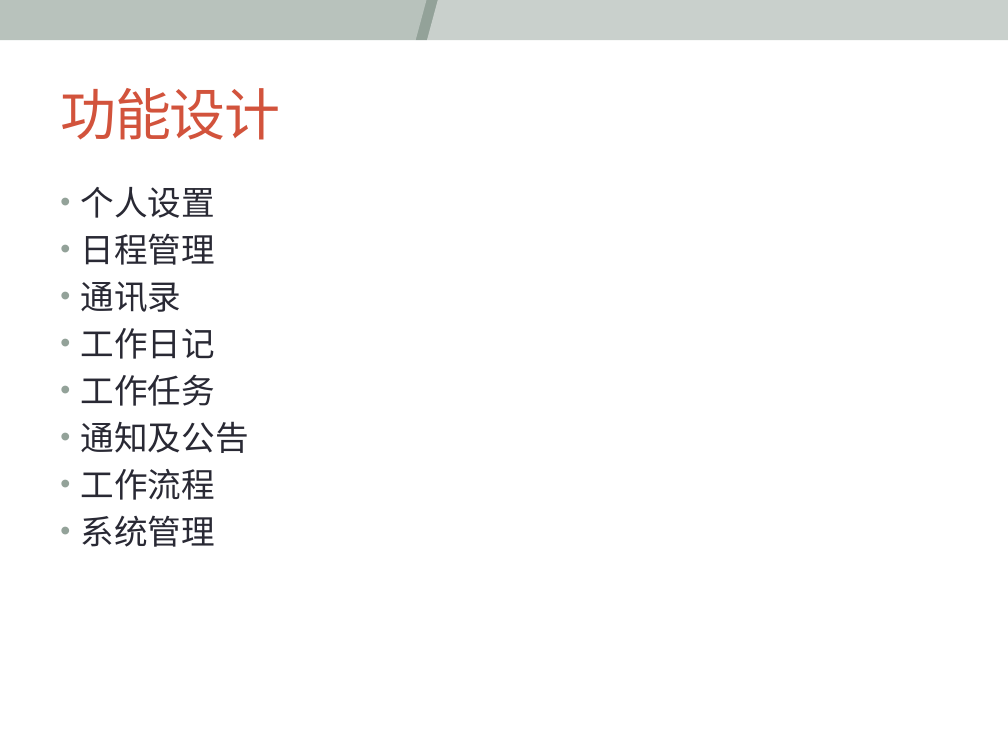
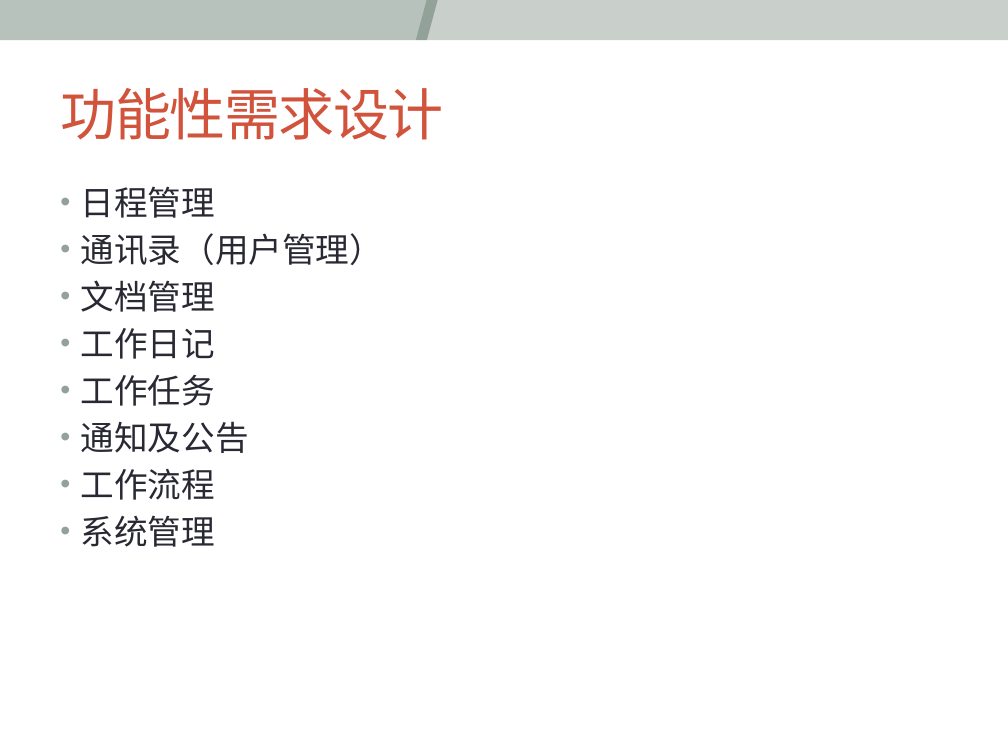
Before and after one commit to figo645/NewGenerationOA, a slide deck: slide 4 of 项目定义.pptx. Drawn at 1008x756 pixels with LibreOffice and Linux fonts; fonts in the diff are those of the drawing. Boxes give left, top, right and bottom in pixels: in the first picture for what was removed or moved away, otherwise in the second. Text is boxed around its words. In the diff, an @@ line names an element or a change of style, - is before the commit and + after.

Commit message:
ppt change

```diff
--- a/项目定义.pptx
+++ b/项目定义.pptx
@@ title at (60,88,443,140): text changed @@
-功能设计
+功能性需求设计
@@ text at (81,187,215,218): paragraph removed @@
-• 个人设置
@@ text at (81,233,383,312): text changed @@
-• 通讯录
+• 通讯录（用户管理）
+• 文档管理
```
Also in this commit, not shown: 2 slides added, 51 other files.
